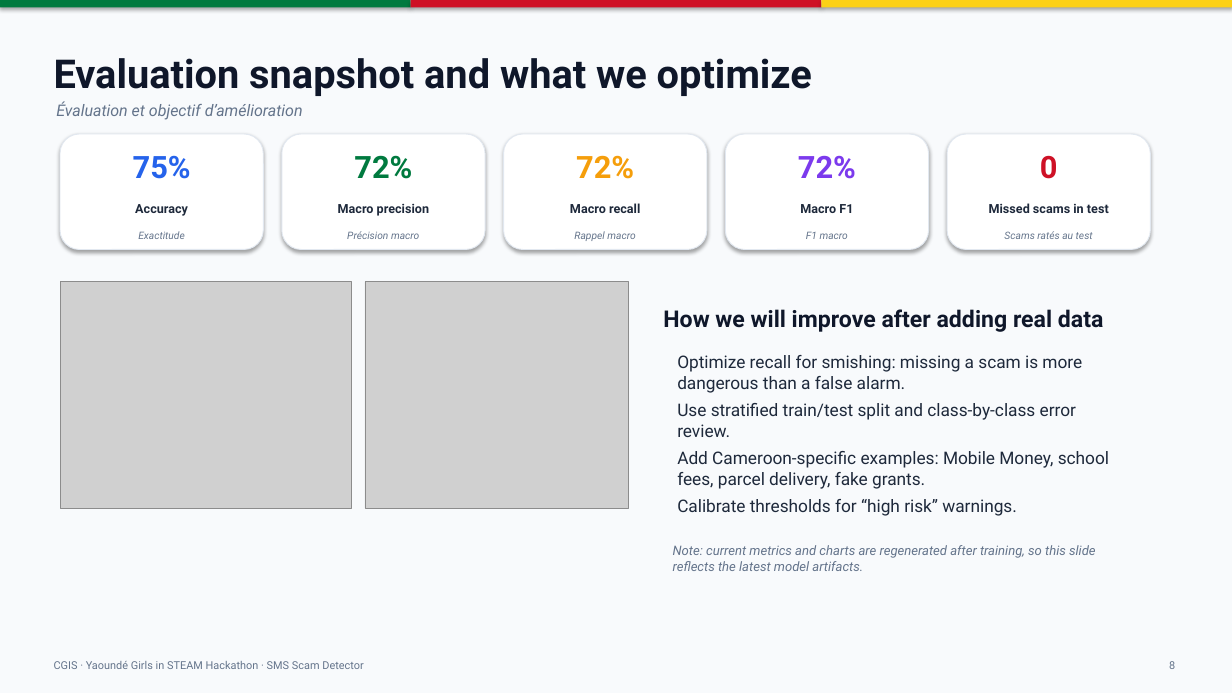
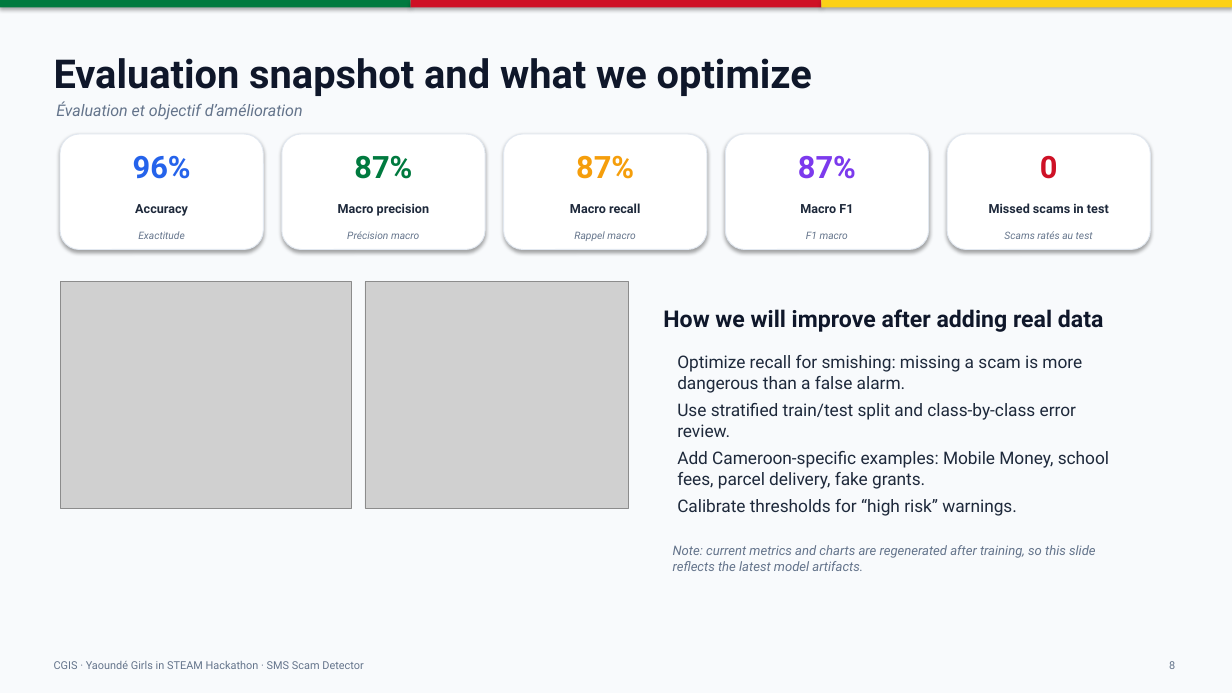
Before and after one commit to Yufonyuy/Phishing-scam-detector-using-machine-learning, a slide deck: slide 8 of docs/CGIS_SMS_Scam_Detector_Presentation.pptx. Drawn at 1232x693 pixels with LibreOffice and Linux fonts; fonts in the diff are those of the drawing; grey boxes stand for pictures. Boxes give left, top, right and bottom in pixels: in the first picture for what was removed or moved away, otherwise in the second. Text is boxed around its words. In the diff, an @@ line names an element or a change of style, - is before the commit and + after.

```diff
--- a/docs/CGIS_SMS_Scam_Detector_Presentation.pptx
+++ b/docs/CGIS_SMS_Scam_Detector_Presentation.pptx
@@ text at box(133, 155, 191, 179): text changed @@
-75%
+96%
@@ text at box(354, 155, 412, 179): text changed @@
-72%
+87%
@@ text at box(576, 155, 634, 179): text changed @@
-72%
+87%
@@ text at box(798, 156, 856, 179): text changed @@
-72%
+87%
```
Also in this commit, not shown: 18 other files.
